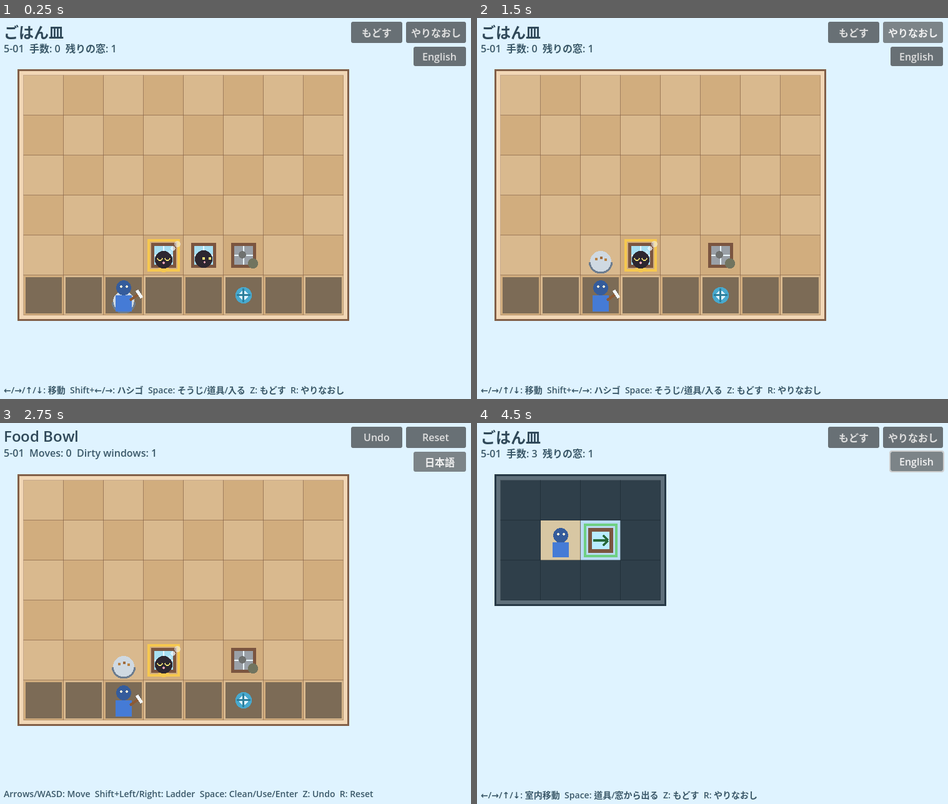
Above: before the commit, frames 1-4 (two rows, left to right).
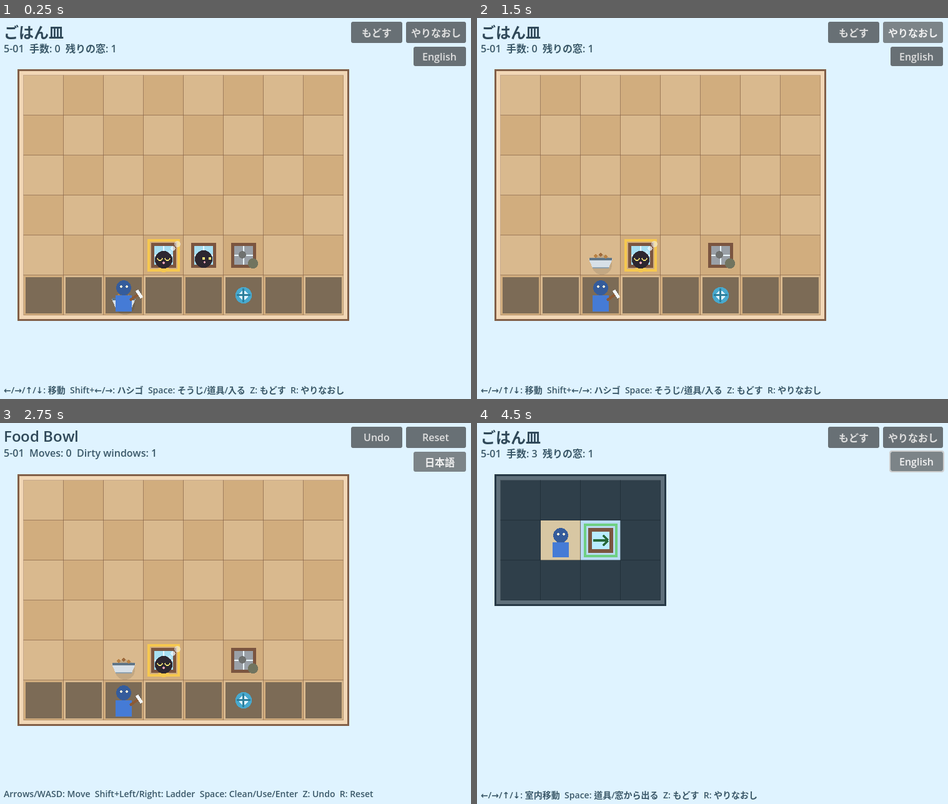
Above: after the commit, the same moments.

Repository: madowaku/window-ladder
Game: Godot game, scene res://scenes/RulesSmokeTest.tscn
The game is run twice, just before and just after one commit, with the same random seed, the same clock (stepped at 60 frames per second) and the same inputs. This scene is started directly instead of the project's main scene.
Inputs:
- Up to frame 1 (0.25 s): no input
- Up to frame 2 (1.5 s): click "もどす" at 0.5 s; click "やりなおし" at 1.25 s
- Up to frame 3 (2.75 s): click "English" at 2 s
- Up to frame 4 (4.5 s): click "Undo" at 2.75 s; click "日本語" at 3.5 s; tap Enter at 4.25, 4.35 s; hold Right from 4.28 s (still down)

The runs differ from the first frame. In frame 1, less than 0.1% of the frame differs, in the area x 23-29%, y 72-78%; in frame 2, 0.2%, in the area x 23-29%, y 61-68%; in frame 3, 0.2%; in frame 4, nothing differs.

Commit message:
Polish v0.5 cat lure visuals

Diff:
--- a/godot/scripts/gameplay/GameController.gd
+++ b/godot/scripts/gameplay/GameController.gd
@@ -546,11 +546,18 @@
 
 func _draw_food_bowl(rect: Rect2) -> void:
 	var center := rect.get_center() + Vector2(0, 10)
-	draw_circle(center, 17.0, Color("#cfd9e2"))
-	draw_arc(center, 18.0, 0.05, PI - 0.05, 18, Color("#6d7d8f"), 3.0)
-	draw_circle(center + Vector2(-7, -4), 2.5, Color("#b98244"))
-	draw_circle(center + Vector2(1, -6), 2.5, Color("#9f6b3d"))
-	draw_circle(center + Vector2(8, -3), 2.5, Color("#b98244"))
+	draw_circle(center + Vector2(2, 5), 16.0, Color(0.12, 0.16, 0.18, 0.12))
+	draw_colored_polygon([
+		center + Vector2(-19, -4),
+		center + Vector2(19, -4),
+		center + Vector2(13, 10),
+		center + Vector2(-13, 10)
+	], Color("#d7e0e8"))
+	draw_line(center + Vector2(-18, -4), center + Vector2(18, -4), Color("#607586"), 4.0)
+	draw_line(center + Vector2(-13, 10), center + Vector2(13, 10), Color("#8ea0ad"), 2.0)
+	draw_circle(center + Vector2(-8, -9), 2.7, Color("#b98244"))
+	draw_circle(center + Vector2(0, -11), 2.7, Color("#9f6b3d"))
+	draw_circle(center + Vector2(8, -8), 2.7, Color("#b98244"))
 
 
 func _draw_bell(rect: Rect2) -> void:
@@ -633,12 +640,12 @@
 	var unit := direction.normalized()
 	from += unit * 19.0
 	to -= unit * 15.0
-	_draw_dotted_line(from, to, Color(0.98, 0.88, 0.33, 0.34), 2.5, 7.0, 8.0)
+	_draw_dotted_line(from, to, Color(0.98, 0.88, 0.33, 0.42), 2.7, 7.0, 8.0)
 
 	var target_rect := Rect2(grid_to_world(target), Vector2(CELL_SIZE, CELL_SIZE))
 	var target_center := target_rect.get_center()
-	draw_circle(target_center, 13.0, Color(0.98, 0.88, 0.33, 0.11))
-	draw_circle(target_center, 4.0, Color(0.98, 0.88, 0.33, 0.34))
+	draw_circle(target_center, 13.0, Color(0.98, 0.88, 0.33, 0.13))
+	draw_circle(target_center, 4.0, Color(0.98, 0.88, 0.33, 0.4))
 
 
 func _draw_dotted_line(from: Vector2, to: Vector2, color: Color, width: float, dash: float, gap: float) -> void:
Not shown, changed: docs/PLAYTEST_NOTES.md
